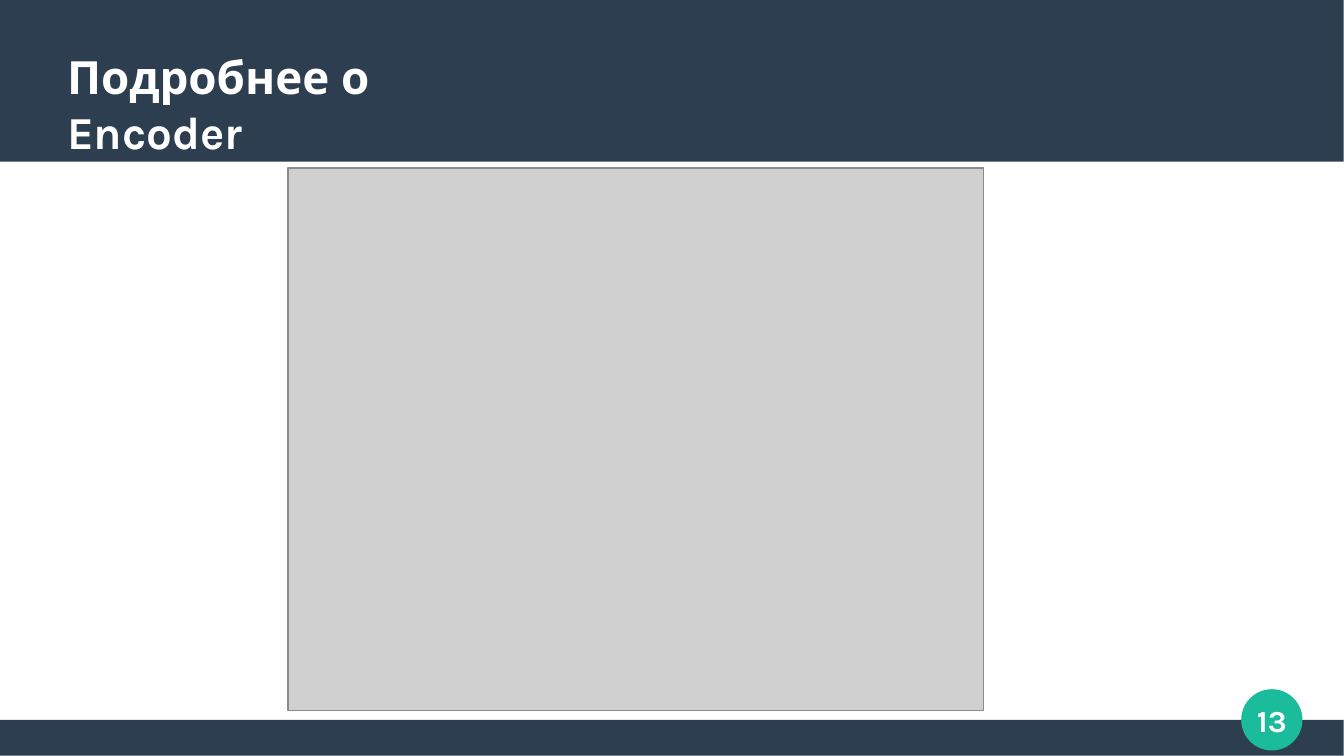
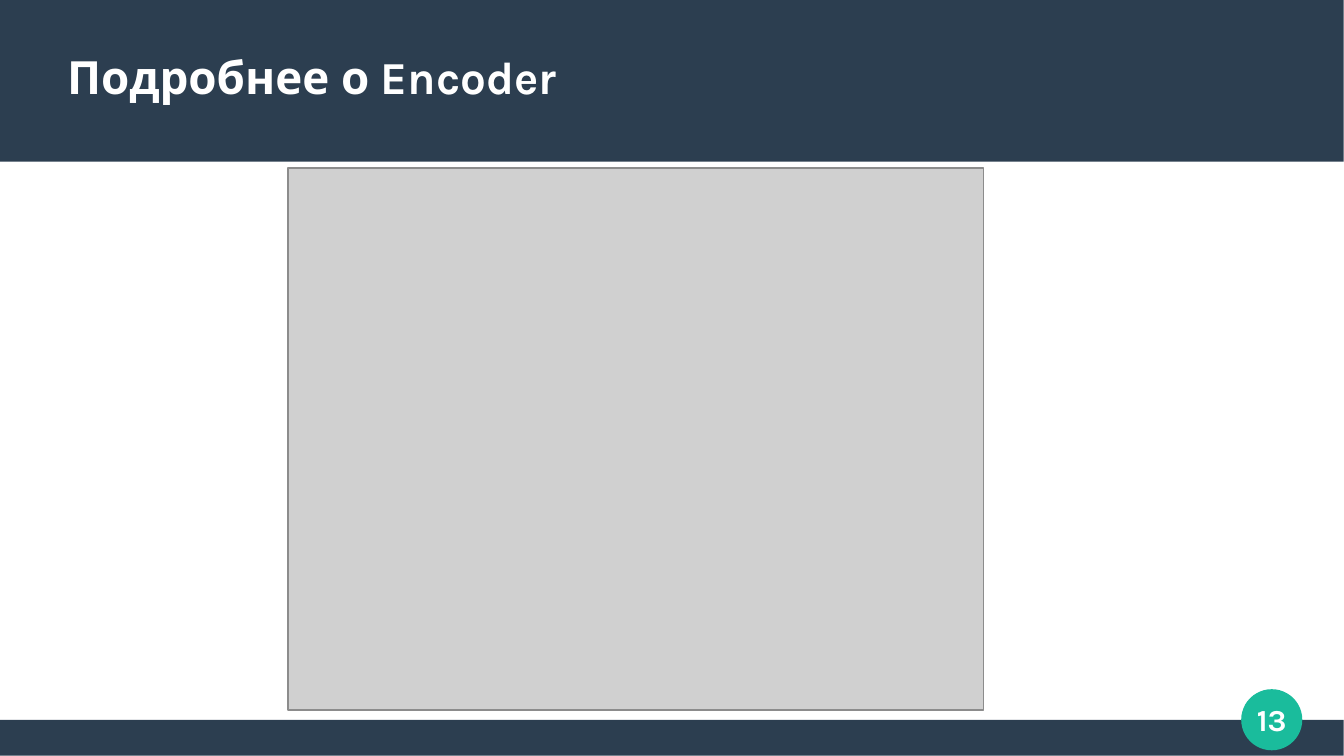
Before and after one commit to Zorinal/FilmBot, a slide deck: slide 13 of Трансфомеры.pptx. Drawn at 1344x756 pixels with LibreOffice and Linux fonts; fonts in the diff are those of the drawing; grey boxes stand for pictures. Boxes give left, top, right and bottom in pixels: in the first picture for what was removed or moved away, otherwise in the second. Text is boxed around its words. In the diff, an @@ line names an element or a change of style, - is before the commit and + after.

```diff
--- a/Трансфомеры.pptx
+++ b/Трансфомеры.pptx
@@ text "Подробнее о Encoder" rewrapped from (67, 59, 369, 150) to (67, 59, 557, 105) @@
```
Also in this commit, not shown: 4 other slides changed, 3 slides added, 1 slide removed.
